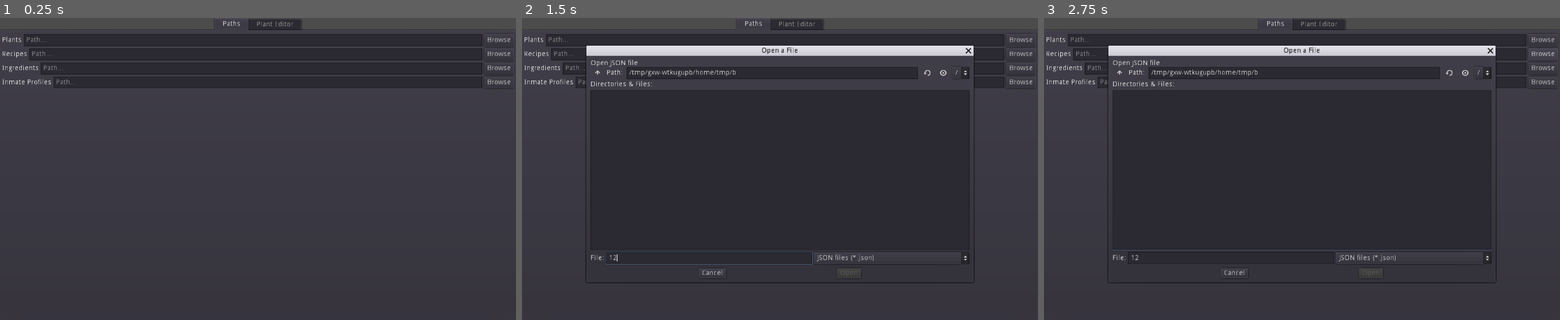
Above: before the commit, frames 1-3 (left to right).
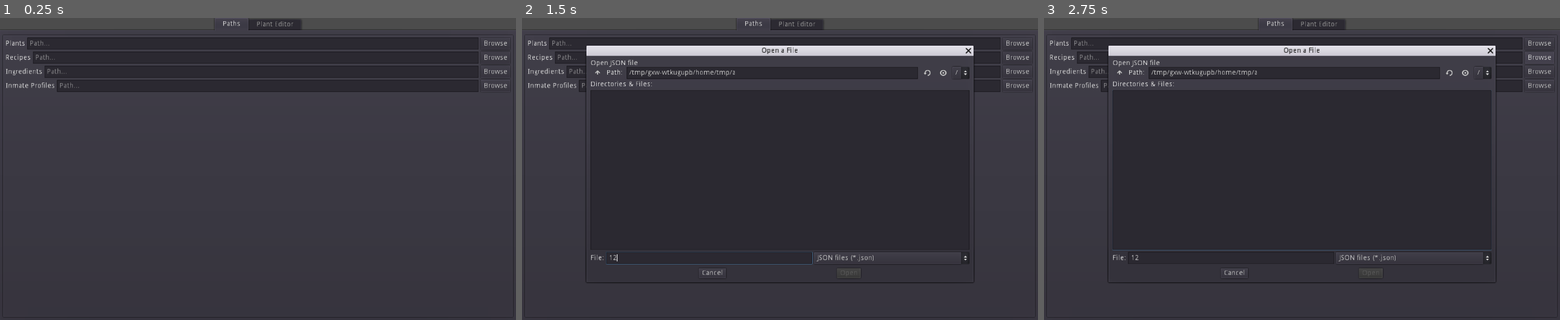
Above: after the commit, the same moments.

Repository: Selinoccino/MDCC_tools
Game: Godot game, scene res://main.tscn
Same seed, same stepped clock (60 frames per second), same inputs: the game is played once before the commit and once after it.
Inputs (mouse positions are in pixels of both pictures, inside the frame that each line leads up to):
- Up to frame 1 (0.25 s): no input
- Up to frame 2 (1.5 s): click "Browse" at 0.5 s; click (707, 259) at 1.27 s; type "12" at 1.35 s
- Up to frame 3 (2.75 s): click "Browse" at 2 s

The runs differ from the first frame. In frame 1, 1.2% of the frame differs, in the area x 0-100%, y 5-25%; in frame 2, 1.1%; in frame 3, 1.1%.

Commit message:
improve
- autosave last used paths

Diff:
--- a/main.gd
+++ b/main.gd
@@ -10,3 +10,6 @@
 func _ready():
 	$tabs.set_tab_title(0, "Paths")
 	$tabs.set_tab_title(1, "Plant Editor")
+
+	Manager.loadFromConfigFile("user://recent.ini")
+	$tabs/pathsEditor.populatePaths()
--- a/manager.gd
+++ b/manager.gd
@@ -14,9 +14,9 @@
 	paths[id]=path
 
 func _ready():
-	loadFromConfigFile("")
+	loadFromConfigFile("user://recent.ini")
 
-func loadFromConfigFile(configPath:String) -> void:
+func loadFromConfigFile(configPath:String="user://recent.ini") -> void:
 	var conf := ConfigFile.new()
 
 	for path in getDefaultPaths():
@@ -30,7 +30,7 @@
 		addPath(key, conf.get_value(ConfigPathsKey, key, ""))
 
 ## returns success saving
-func saveToConfigFile(configFile:String) -> bool:
+func saveToConfigFile(configFile:String="user://recent.ini") -> bool:
 	var conf := ConfigFile.new()
 
 	for id in paths.keys():
--- a/pathsEditor.gd
+++ b/pathsEditor.gd
@@ -1,6 +1,11 @@
-extends VBoxContainer
+extends Control
+
+onready var pathc = $vb/sc/vb
 
 func populatePaths() -> void:
+	for n in pathc.get_children():
+		n.free()
+
 	for path in Manager.paths.keys():
 		addPath(path, Manager.getPath(path))
 
@@ -29,21 +34,22 @@
 	hb.add_child(ledit)
 	hb.add_child(lbrowse)
 
-	self.add_child(hb)
+	pathc.add_child(hb)
 
 
 func browsePath(id:String) -> void:
 	$FileDialog.popup_centered_ratio()
 	var new : String = yield($FileDialog, "file_selected")
 
-	Manager.addPath(id, new)
-	var n = get_node_or_null(id)
+#	Manager.addPath(id, new)
+	var n = pathc.get_node_or_null(id)
 	if n:
 		n.get_child(1).text = new
+		pathEdited(new, id)
 
 func pathEdited(new_path:String, id:String) -> void:
 	Manager.addPath(id, new_path)
-
+	Manager.saveToConfigFile()
 
 func _ready():
 	populatePaths()
--- a/pathsEditor.tscn
+++ b/pathsEditor.tscn
@@ -2,7 +2,7 @@
 
 [ext_resource path="res://pathsEditor.gd" type="Script" id=1]
 
-[node name="pathsEditor" type="VBoxContainer"]
+[node name="pathsEditor" type="PanelContainer"]
 anchor_right = 1.0
 anchor_bottom = 1.0
 script = ExtResource( 1 )
@@ -17,3 +17,22 @@
 mode = 0
 access = 2
 filters = PoolStringArray( "*.json ; JSON files" )
+
+[node name="vb" type="VBoxContainer" parent="."]
+margin_left = 7.0
+margin_top = 7.0
+margin_right = 1017.0
+margin_bottom = 593.0
+
+[node name="sc" type="ScrollContainer" parent="vb"]
+margin_right = 1010.0
+margin_bottom = 586.0
+size_flags_horizontal = 3
+size_flags_vertical = 3
+scroll_horizontal_enabled = false
+
+[node name="vb" type="VBoxContainer" parent="vb/sc"]
+margin_right = 1010.0
+margin_bottom = 586.0
+size_flags_horizontal = 3
+size_flags_vertical = 3
